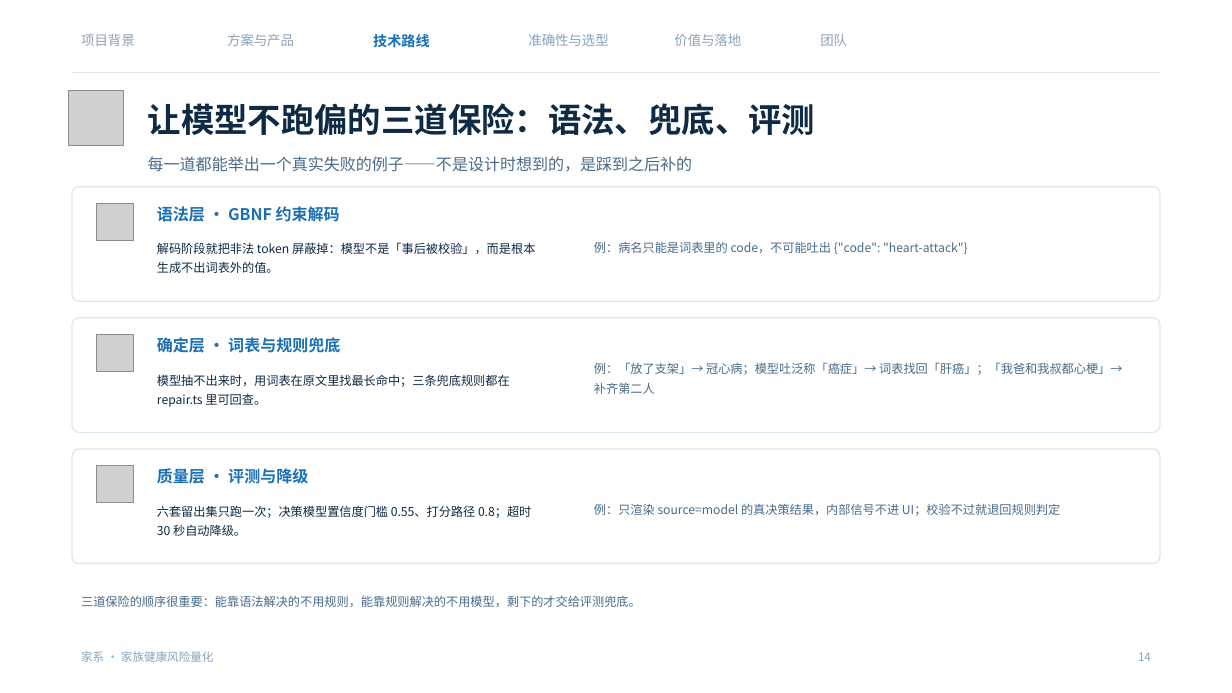
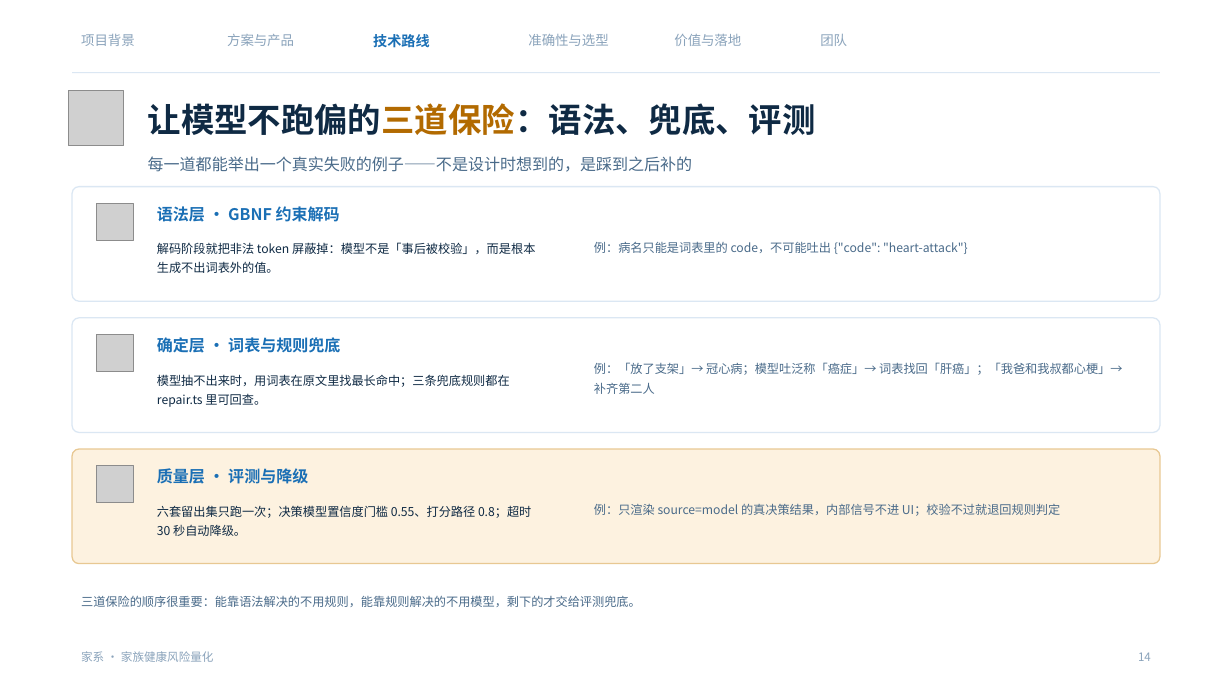
Before and after one commit to NimuStudio/jiaxi, a slide deck: slide 14 of deliverables/家系-答辩-v2.pptx. Drawn at 1232x693 pixels with LibreOffice and Linux fonts; fonts in the diff are those of the drawing; grey boxes stand for pictures; background and template pictures are left out. Boxes give left, top, right and bottom in pixels: in the first picture for what was removed or moved away, otherwise in the second. Text is boxed around its words. In the diff, an @@ line names an element or a change of style, - is before the commit and + after.

```diff
--- a/deliverables/家系-答辩-v2.pptx
+++ b/deliverables/家系-答辩-v2.pptx
@@ text "让模型不跑偏的三道保险：语法、兜底、评测" at [148,103,816,135]: text colour #0F2A44 to #B26A00 in "让模型不跑偏的三道保险：语法、兜底、评测" @@
@@ rounded rectangle at [72,449,1160,564]: fill #FFFFFF to #FDF2E0; outline #DBE7F3 1 pt to #E8C892 1 pt @@
```
Also in this commit, not shown: 15 other slides changed, 1 other file.
